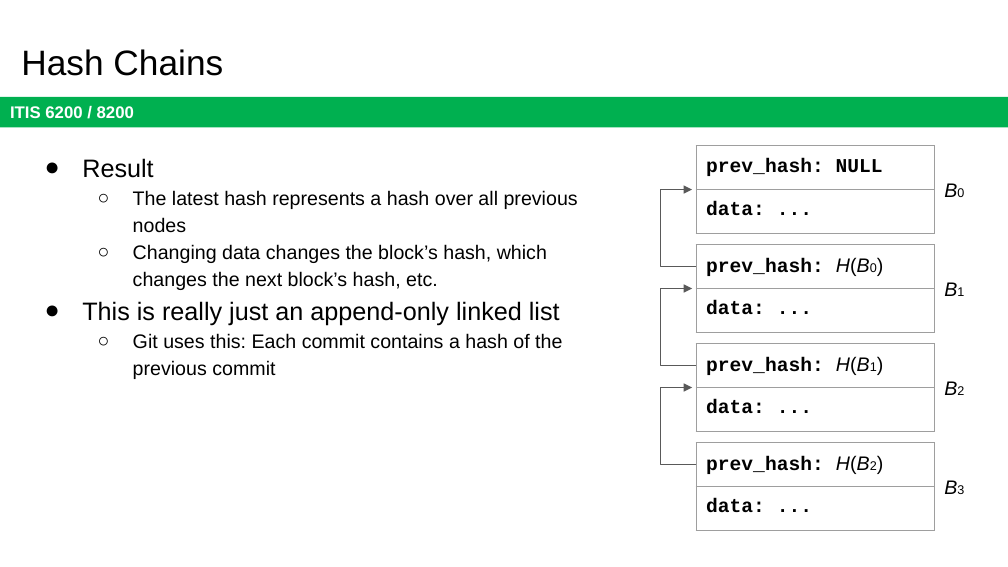
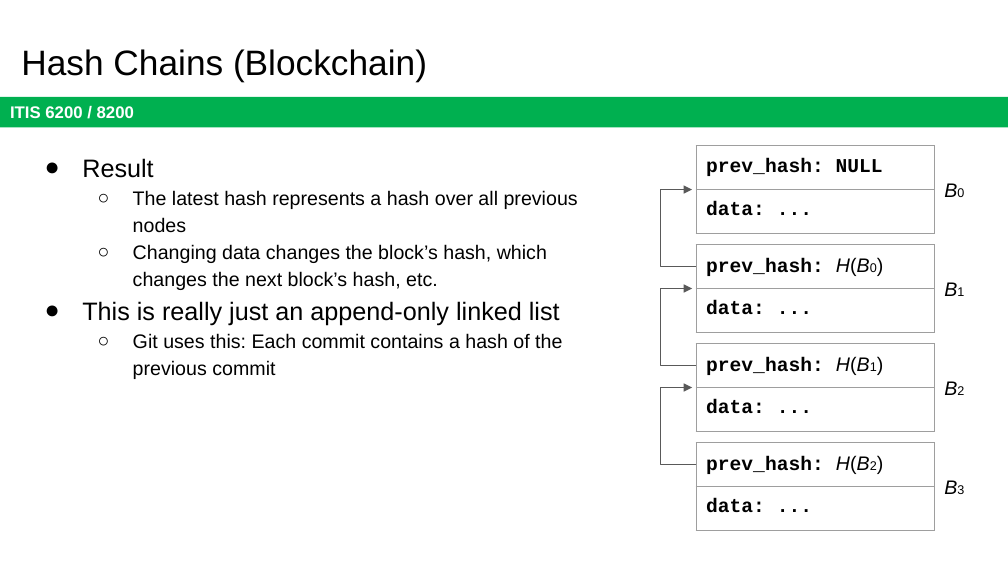
Before and after one commit to jx5c/github.io, a slide deck: slide 16 of teaching/ITIS6200/2023fa/lectures/lec08.pptx (slide 14 before the commit). Drawn at 1008x567 pixels with LibreOffice and Linux fonts; fonts in the diff are those of the drawing. Boxes give left, top, right and bottom in pixels: in the first picture for what was removed or moved away, otherwise in the second. Text is boxed around its words. In the diff, an @@ line names an element or a change of style, - is before the commit and + after.

```diff
--- a/teaching/ITIS6200/2023fa/lectures/lec08.pptx
+++ b/teaching/ITIS6200/2023fa/lectures/lec08.pptx
@@ title at (21,49,427,81): text changed @@
-Hash Chains
+Hash Chains (Blockchain)
```
Also in this commit, not shown: 3 other slides changed, 2 slides added, 8 other files.
